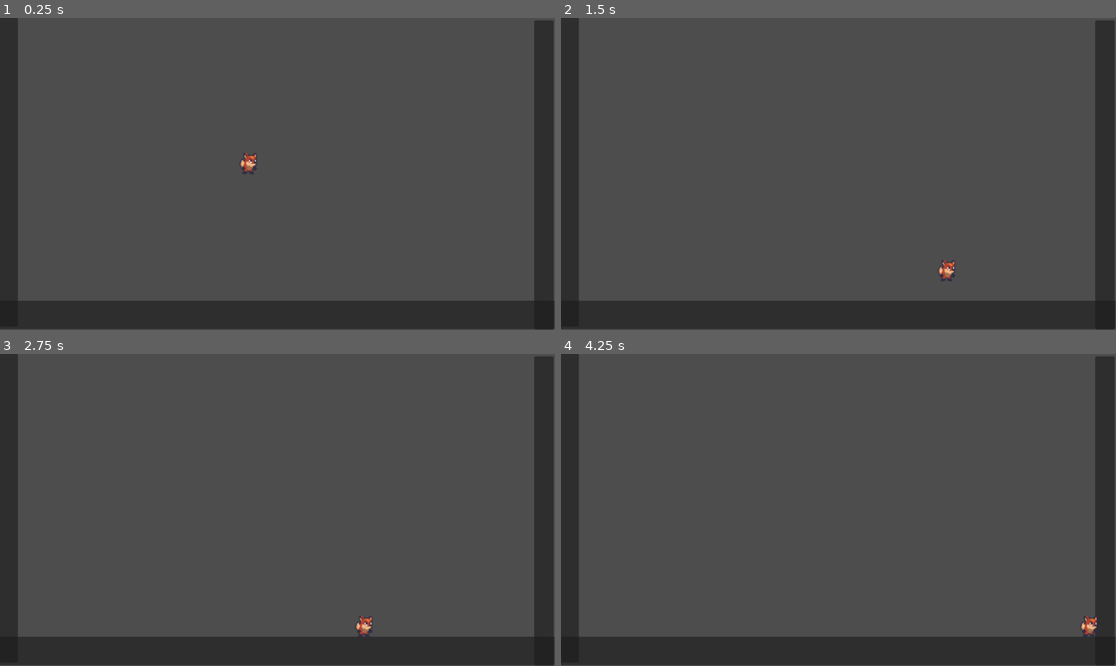
Above: before the commit, frames 1-4 (two rows, left to right).
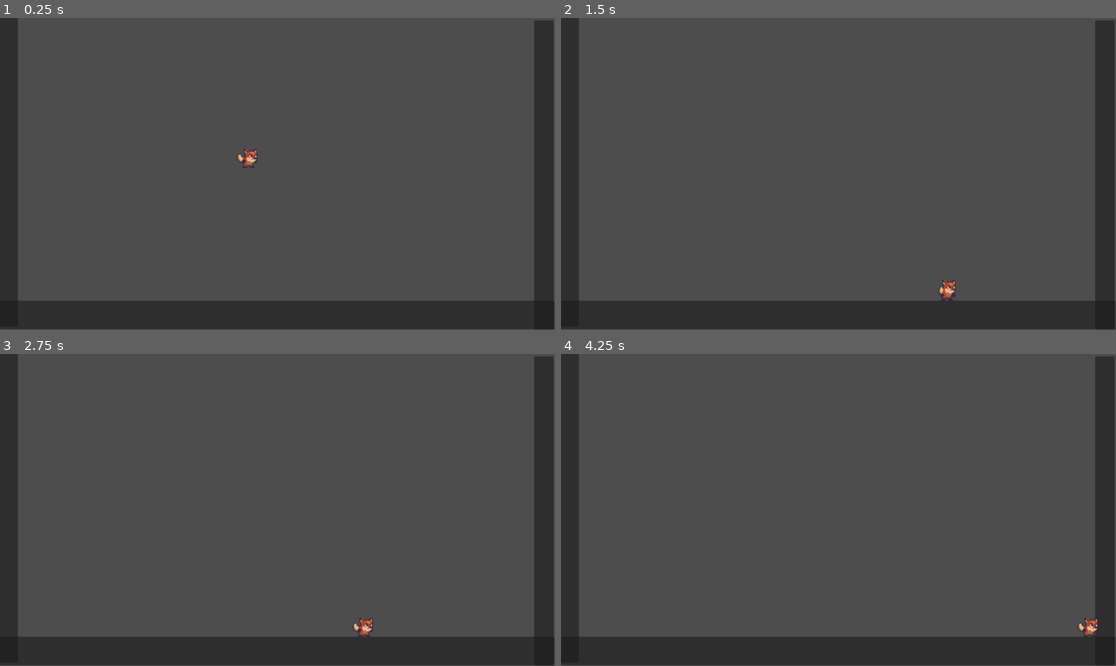
Above: after the commit, the same moments.

Repository: TarikPonciano/platformer-tarde
Game: Godot game, scene res://main.tscn
The game is run twice, just before and just after one commit, with the same random seed, the same clock (stepped at 60 frames per second) and the same inputs. The project has no main scene, so this scene is started directly.
Inputs:
- Up to frame 1 (0.25 s): no input
- Up to frame 2 (1.5 s): tap Enter (ui_accept) at 0.5, 0.77 s; hold Right (ui_right) from 0.53 s (still down)
- Up to frame 3 (2.75 s): tap Enter (ui_accept) at 1.52 s; release Right (ui_right) at 2.03 s; hold Left (ui_left) from 2.03 s (still down)
- Up to frame 4 (4.25 s): release Left (ui_left) at 2.78 s; hold Right (ui_right) from 2.78 s (still down); tap Enter (ui_accept) at 3.02, 3.77 s

The runs differ from the first frame. In frame 1, 0.2% of the frame differs, in the area x 42-47%, y 41-51%; in frame 2, 0.3%, in the area x 68-72%, y 77-91%; in frame 3, 0.1%; in frame 4, 0.1%.

Commit message:
Update player-foxy.tscn

Diff:
--- a/player-foxy.tscn
+++ b/player-foxy.tscn
@@ -56,18 +56,20 @@
 
 [sub_resource type="CapsuleShape2D" id="CapsuleShape2D_0vogm"]
 radius = 15.0
-height = 42.0
+height = 38.0
 
 [node name="Player Foxy" type="CharacterBody2D"]
 script = ExtResource("1_plvan")
 metadata/_edit_horizontal_guides_ = [16.0]
 
 [node name="AnimatedSprite2D" type="AnimatedSprite2D" parent="."]
+position = Vector2(1, -13)
 scale = Vector2(2, 2)
 sprite_frames = SubResource("SpriteFrames_q4cko")
 animation = &"idle"
-frame_progress = 0.216344
+autoplay = "idle"
+frame_progress = 0.997641
 
 [node name="CollisionShape2D" type="CollisionShape2D" parent="."]
-position = Vector2(-3, 11)
+position = Vector2(-3, 0)
 shape = SubResource("CapsuleShape2D_0vogm")
